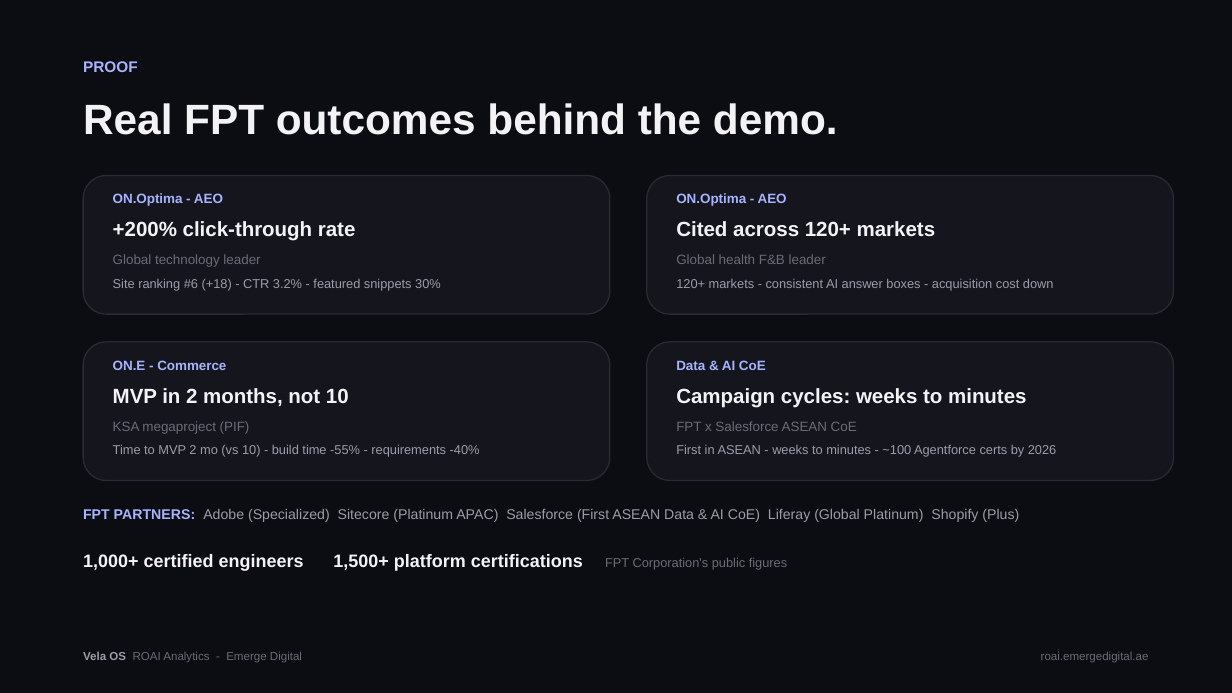
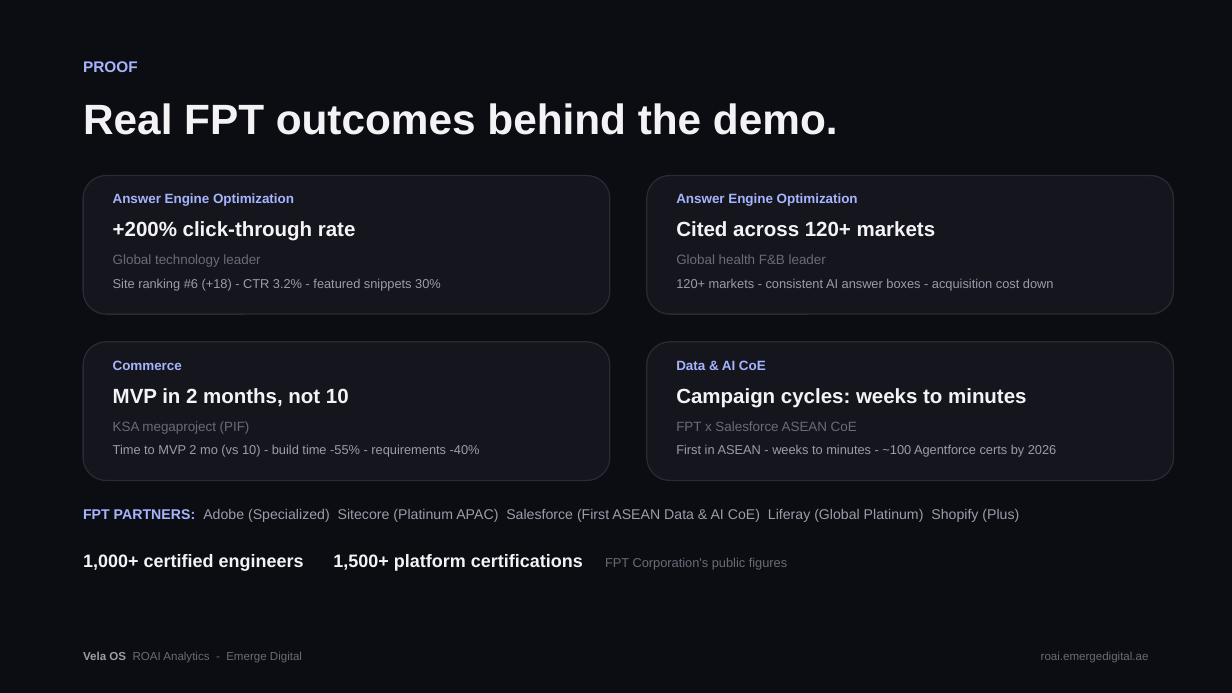
Before and after one commit to emergedigital2024/vela-os-roai, a slide deck: slide 7 of public/downloads/Vela-OS-Demo-Deck.pptx. Drawn at 1232x693 pixels with LibreOffice and Linux fonts; fonts in the diff are those of the drawing. Boxes give left, top, right and bottom in pixels: in the first picture for what was removed or moved away, otherwise in the second. Text is boxed around its words. In the diff, an @@ line names an element or a change of style, - is before the commit and + after.

```diff
--- a/public/downloads/Vela-OS-Demo-Deck.pptx
+++ b/public/downloads/Vela-OS-Demo-Deck.pptx
@@ text at (113,193,294,206): text changed @@
-ON.Optima - AEO
+Answer Engine Optimization
@@ text at (676,193,858,206): text changed @@
-ON.Optima - AEO
+Answer Engine Optimization
@@ text at (113,360,182,370): text changed @@
-ON.E - Commerce
+Commerce
```
Also in this commit, not shown: 2 other slides changed, 5 other files.
